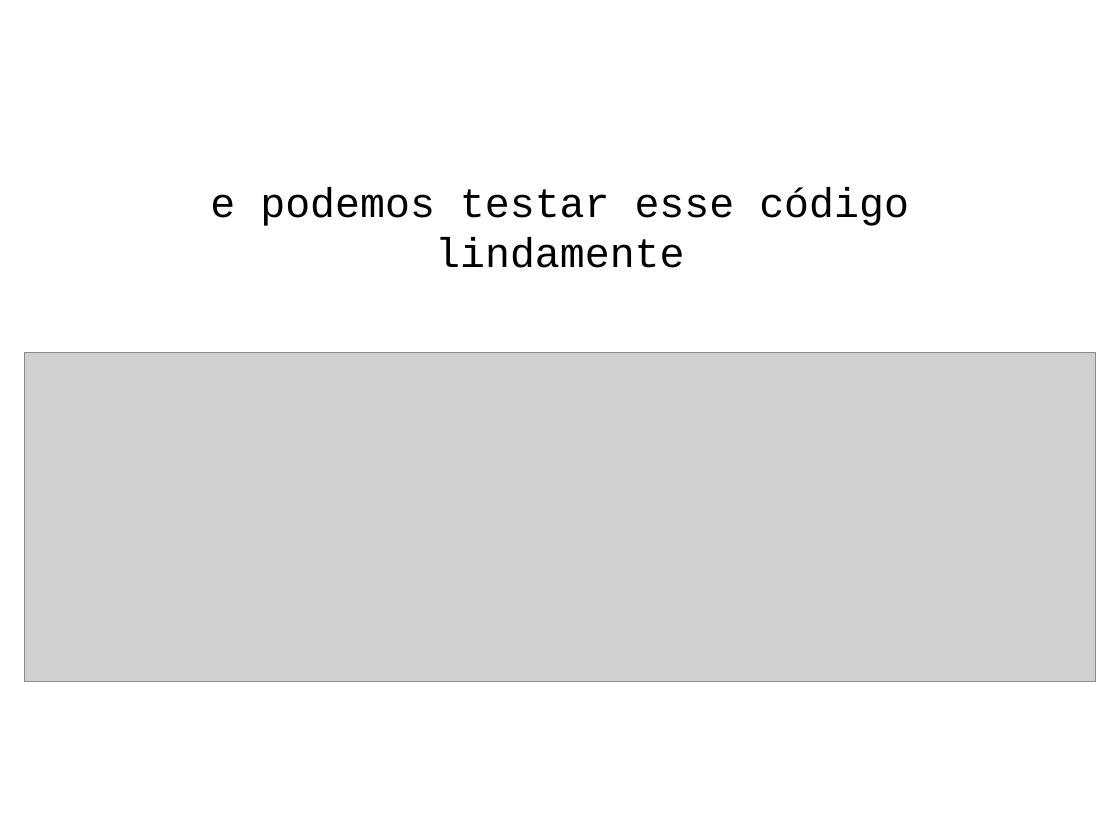
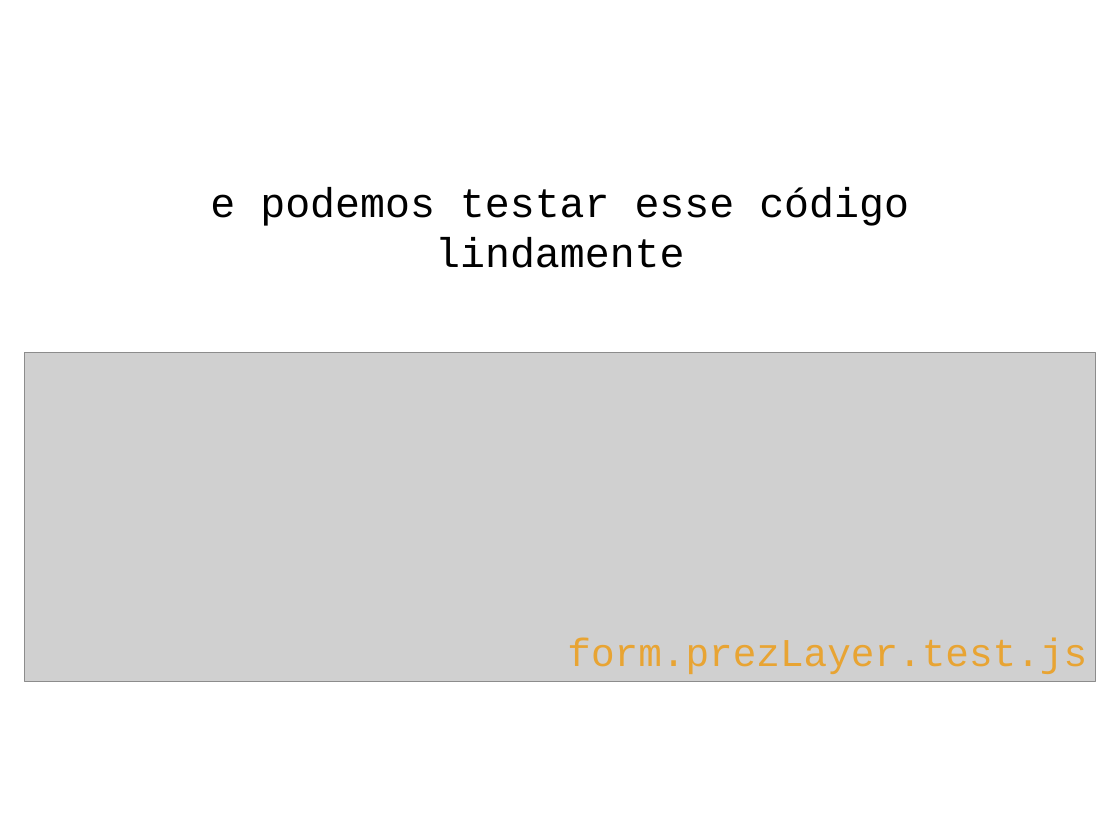
Before and after one commit to romulocollopy/segregated-dom-keynote, a slide deck: slide 11 of segregated dom v2.pptx. Drawn at 1120x840 pixels with LibreOffice and Linux fonts; fonts in the diff are those of the drawing; grey boxes stand for pictures. Boxes give left, top, right and bottom in pixels: in the first picture for what was removed or moved away, otherwise in the second. Text is boxed around its words. In the diff, an @@ line names an element or a change of style, - is before the commit and + after.

```diff
--- a/segregated dom v2.pptx
+++ b/segregated dom v2.pptx
@@ text added at (567, 638, 1087, 674), 36 pt, text #E8A433 @@
+form.prezLayer.test.js
```
Also in this commit, not shown: 5 other slides changed, 2 other files.
